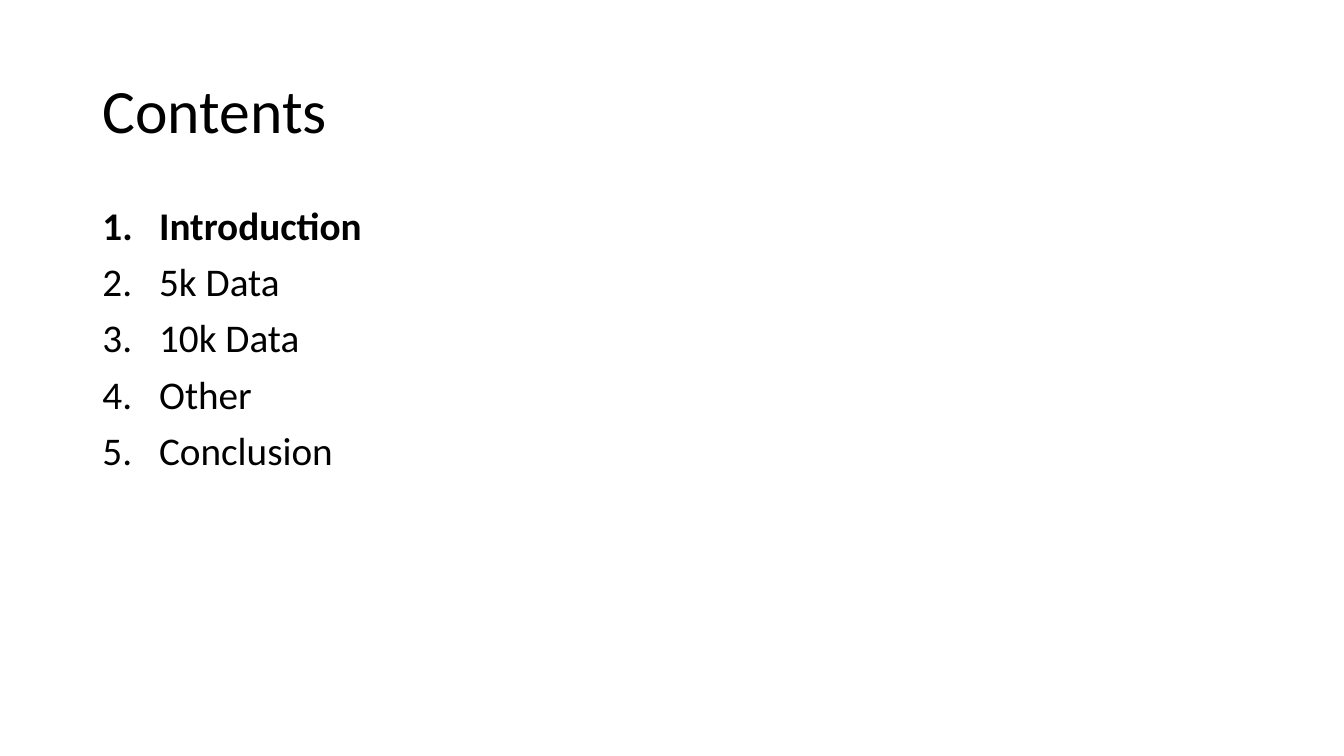
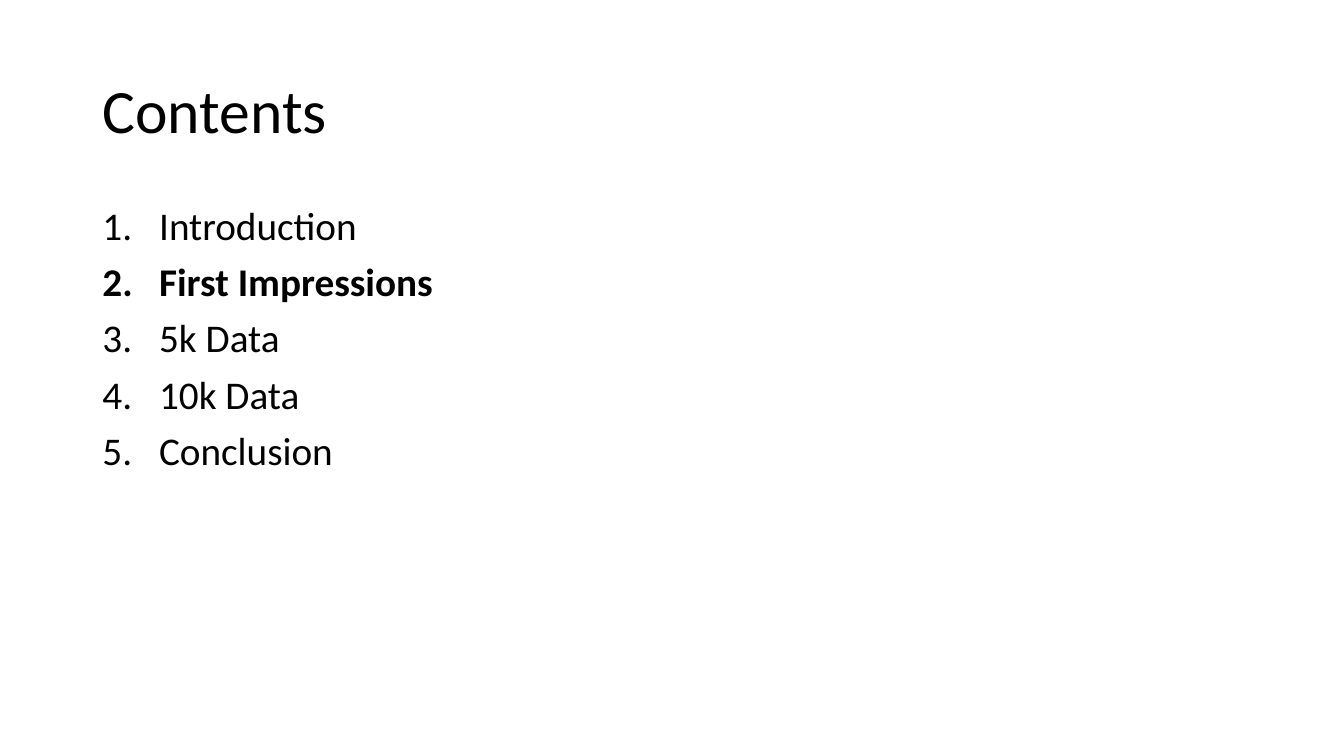
Before and after one commit to EdwinB12/Running, a slide deck: slide 4 of Data_Summary.pptx (slide 3 before the commit). Drawn at 1344x756 pixels with LibreOffice and Linux fonts; fonts in the diff are those of the drawing. Boxes give left, top, right and bottom in pixels: in the first picture for what was removed or moved away, otherwise in the second. Text is boxed around its words. In the diff, an @@ line names an element or a change of style, - is before the commit and + after.

Commit message:
Finish Data Summary Presentation - First Draft
Completed first draft of Data Summary Presentation

```diff
--- a/Data_Summary.pptx
+++ b/Data_Summary.pptx
@@ text at (x1=159, y1=212, x2=356, y2=241): bold off in "Introduction" @@
@@ text at (x1=159, y1=268, x2=433, y2=302): paragraph added @@
+2. First Impressions
@@ text at (x1=159, y1=381, x2=252, y2=410): paragraph removed @@
-4. Other
```
Also in this commit, not shown: 5 other slides changed, 13 slides added, 1 slide removed, 4 other files.
